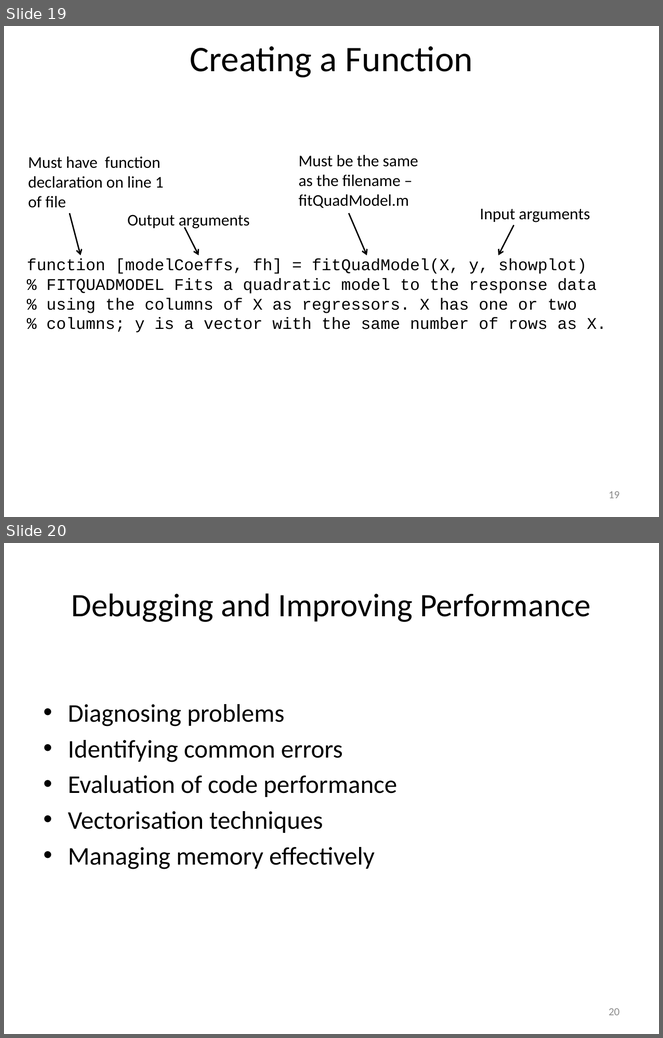
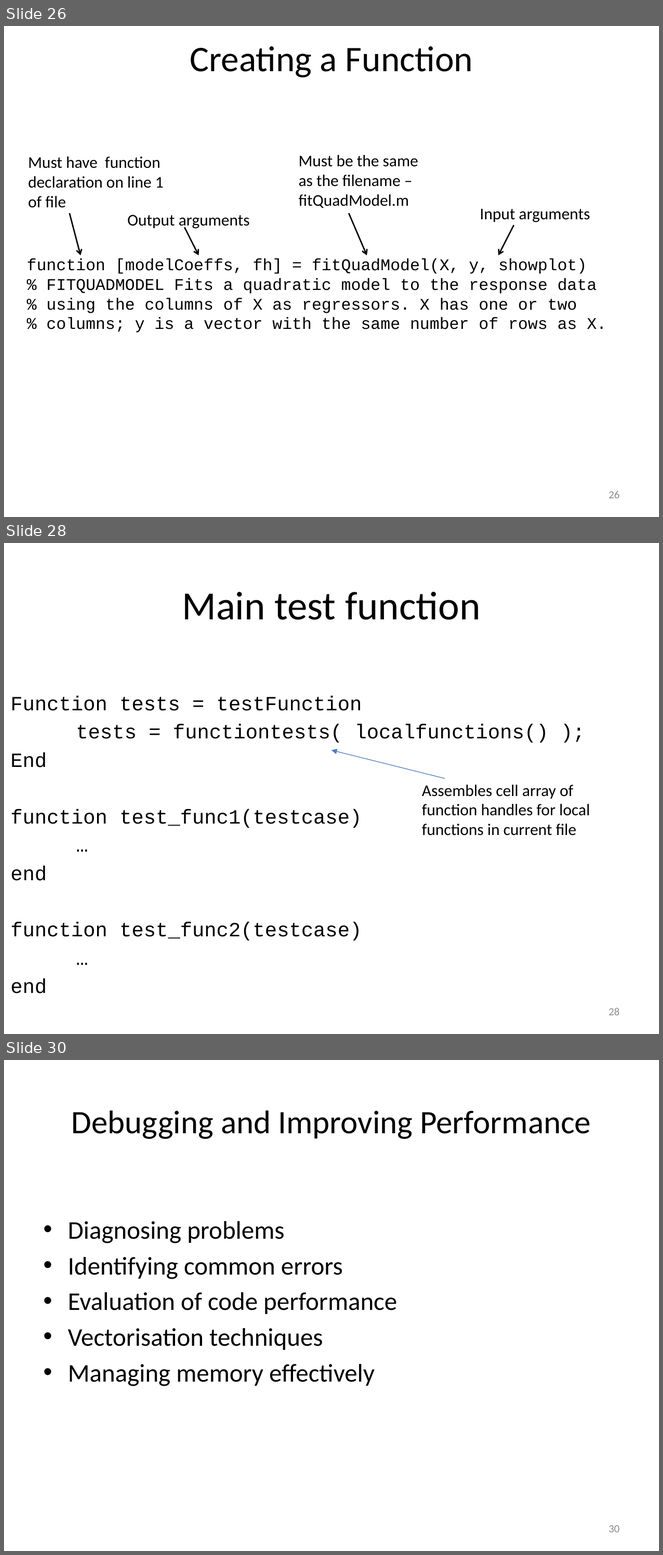
Before and after one commit to louisepb/Nottingham_Workshop, a slide deck: InstructorMaterials/Best Practices for Software Development using MATLAB.pptx. Shown one above the other, each under a label of ours: slides 19 and 20 before the commit, slides 26, 28 and 30 after it; the slides between them are not shown. The pictures are 663x1038 and 663x1555 pixels, drawn with LibreOffice and Linux fonts; fonts in the diff are those of the drawing. Boxes give left, top, right and bottom in pixels: in the first picture for what was removed or moved away, otherwise in the second. Text is boxed around its words. In the diff, an @@ line names an element or a change of style, - is before the commit and + after.

```diff
--- a/InstructorMaterials/Best Practices for Software Development using MATLAB.pptx
+++ b/InstructorMaterials/Best Practices for Software Development using MATLAB.pptx
@@ slide 28 added at <box>4,543,659,1034</box>, background #FFFFFF @@
@@ title added at <box>182,591,481,620</box>, 44 pt, text #000000 @@
+Main test function
@@ text added at <box>11,696,549,994</box>, 22.2 pt, text #000000 @@
+Function tests = testFunction
+tests = functiontests( localfunctions() );
+End
+function test_func1(testcase)
+…
+end
+function test_func2(testcase)
+…
+end
@@ arrow added from (445, 779) to (332, 750), #4B7EBC 0.75 pt @@
@@ text added at <box>422,785,590,836</box>, 18 pt, text #000000 @@
+Assembles cell array of function handles for local functions in current file
@@ page number added at <box>609,1008,620,1016</box>, 12 pt, text #8C8C8C @@
+28
@@ what was slide 19 is now slide 26 @@
@@ page number at <box>609,491,620,499</box>: text changed @@
-19
+26
@@ what was slide 20 is now slide 30 @@
@@ page number at <box>609,1525,620,1533</box>: text changed @@
-20
+30
```
Also in this commit, not shown: 3 slides changed, 12 other slides added, 4 slides removed.
